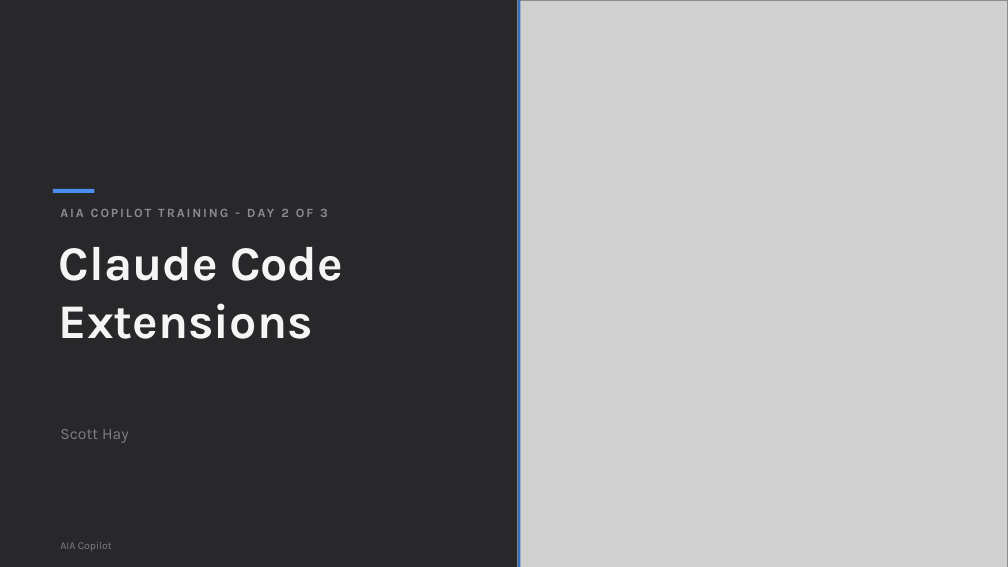
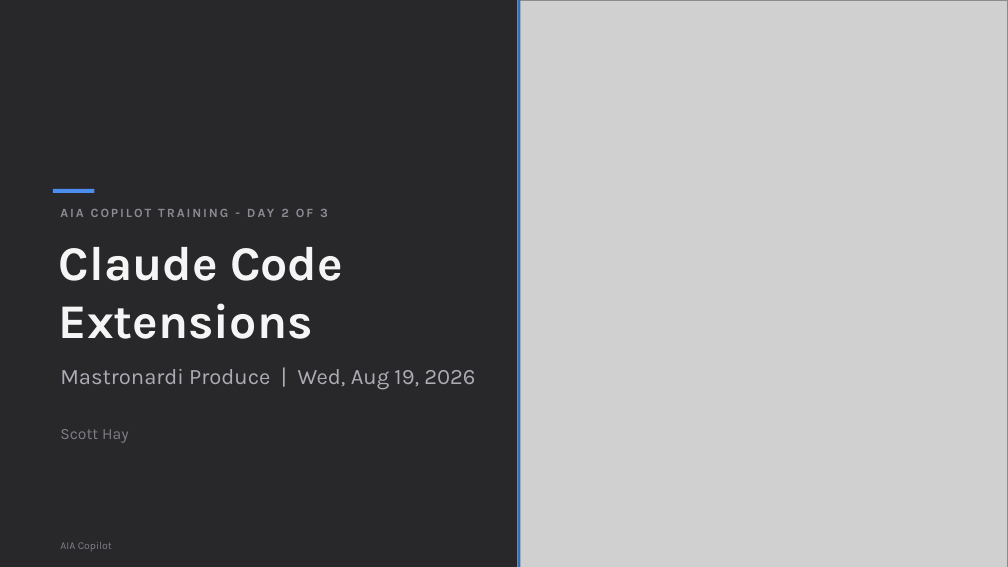
Before and after one commit to scottrhay/AIA-ClaudeCopilot, a slide deck: slide 1 of claude-code-3day/slides/Day2_Claude_Code_Extensions.pptx. Drawn at 1008x567 pixels with LibreOffice and Linux fonts; fonts in the diff are those of the drawing; grey boxes stand for pictures. Boxes give left, top, right and bottom in pixels: in the first picture for what was removed or moved away, otherwise in the second. Text is boxed around its words. In the diff, an @@ line names an element or a change of style, - is before the commit and + after.

```diff
--- a/claude-code-3day/slides/Day2_Claude_Code_Extensions.pptx
+++ b/claude-code-3day/slides/Day2_Claude_Code_Extensions.pptx
@@ text added at [60, 369, 475, 390], 21 pt, text #ACACB4 @@
+Mastronardi Produce | Wed, Aug 19, 2026
```
Also in this commit, not shown: 4 other files.
